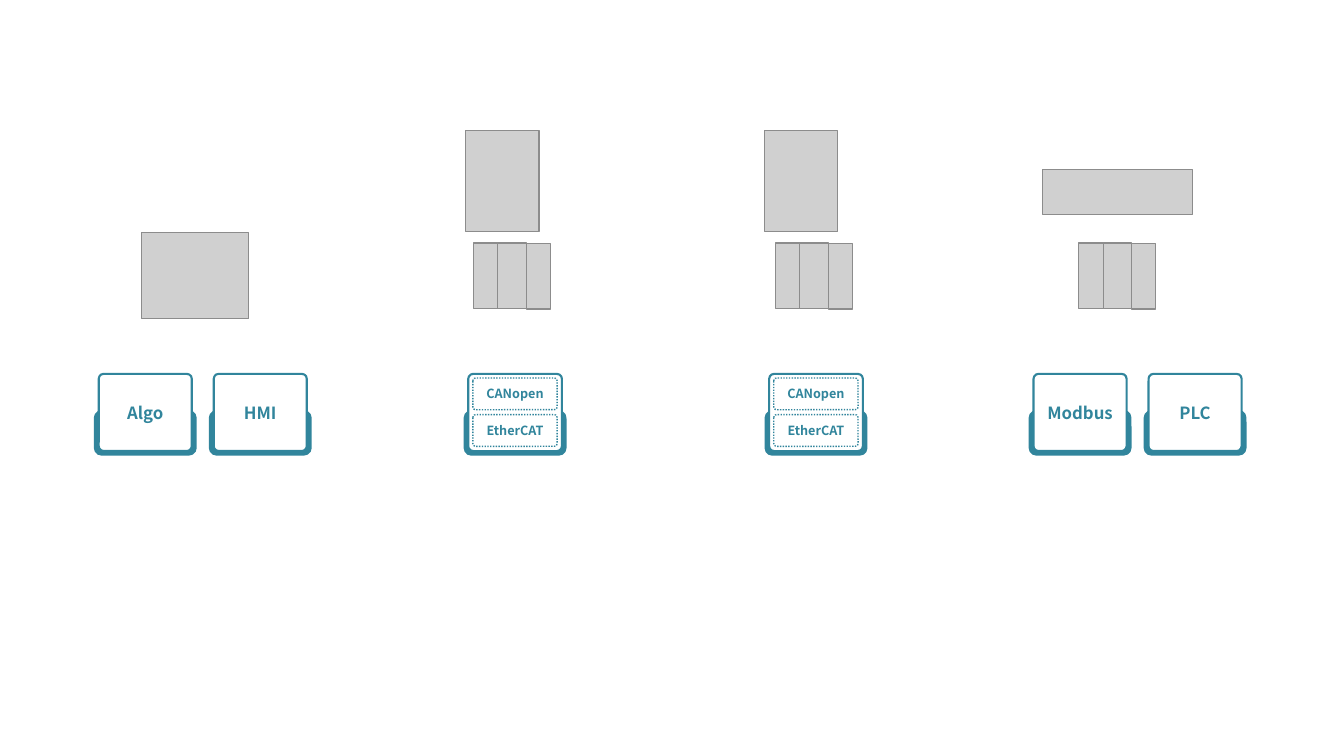
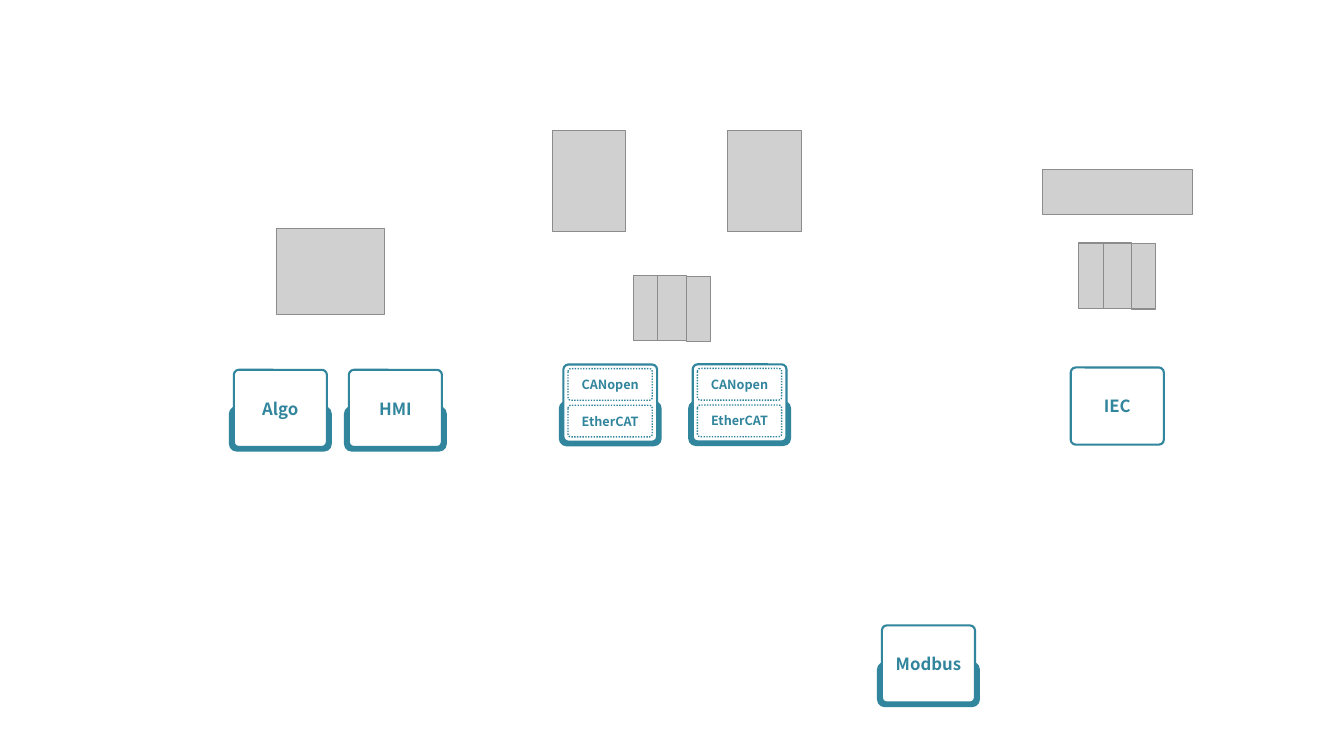
Before and after one commit to NTESEC-zg/OSAI, a slide deck: slide 24 of PPT/Component Model.pptx (slide 23 before the commit). Drawn at 1344x756 pixels with LibreOffice and Linux fonts; fonts in the diff are those of the drawing; grey boxes stand for pictures. Boxes give left, top, right and bottom in pixels: in the first picture for what was removed or moved away, otherwise in the second. Text is boxed around its words. In the diff, an @@ line names an element or a change of style, - is before the commit and + after.

```diff
--- a/PPT/Component Model.pptx
+++ b/PPT/Component Model.pptx
@@ picture: place and size @@
-picture at <box>466,131,539,232</box>
+picture at <box>553,131,626,232</box>
@@ picture: place and size @@
-picture at <box>764,131,838,232</box>
+picture at <box>728,131,802,232</box>
@@ picture removed at <box>775,243,800,309</box> @@
@@ picture removed at <box>800,243,829,309</box> @@
@@ picture removed at <box>829,244,853,310</box> @@
@@ 3 pictures: place and size @@
-3 pictures at <box>474,243,551,310</box>
+3 pictures at <box>634,275,711,342</box>
@@ 4 rounded rectangles: place and size @@
-4 rounded rectangles at <box>764,374,867,456</box>
+4 rounded rectangles at <box>689,364,791,446</box>
@@ rounded rectangle "IEC": place and size @@
-rounded rectangle "IEC" at <box>1148,374,1241,452</box>
+rounded rectangle "IEC" at <box>1071,368,1164,446</box>
@@ 4 rounded rectangles, 1 picture: place and size @@
-4 rounded rectangles, 1 picture at <box>94,233,312,456</box>
+4 rounded rectangles, 1 picture at <box>229,229,447,452</box>
@@ 4 rounded rectangles: place and size @@
-4 rounded rectangles at <box>464,374,567,456</box>
+4 rounded rectangles at <box>559,365,661,447</box>
@@ text in rounded rectangle at <box>1104,399,1131,412</box>: text changed @@
-PLC
+IEC
@@ rounded rectangle removed at <box>1144,410,1247,456</box> @@
@@ rounded rectangle "Modbus": place and size @@
-rounded rectangle "Modbus" at <box>1033,374,1126,452</box>
+rounded rectangle "Modbus" at <box>882,625,975,703</box>
@@ rounded rectangle: place and size @@
-rounded rectangle at <box>1028,410,1131,456</box>
+rounded rectangle at <box>877,661,980,707</box>
```
Also in this commit, not shown: 2 other slides changed, 5 slides added, 5 slides removed, 1 other file.
